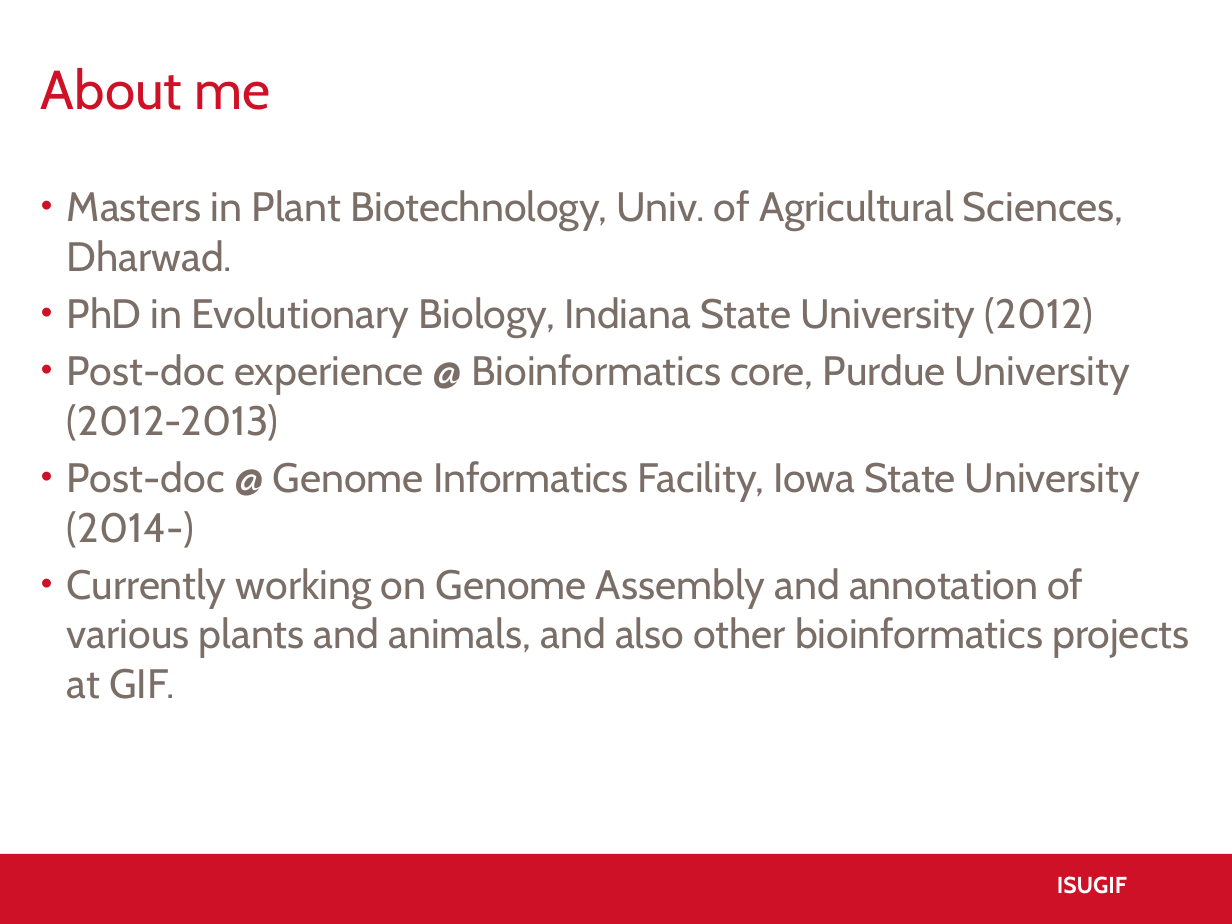
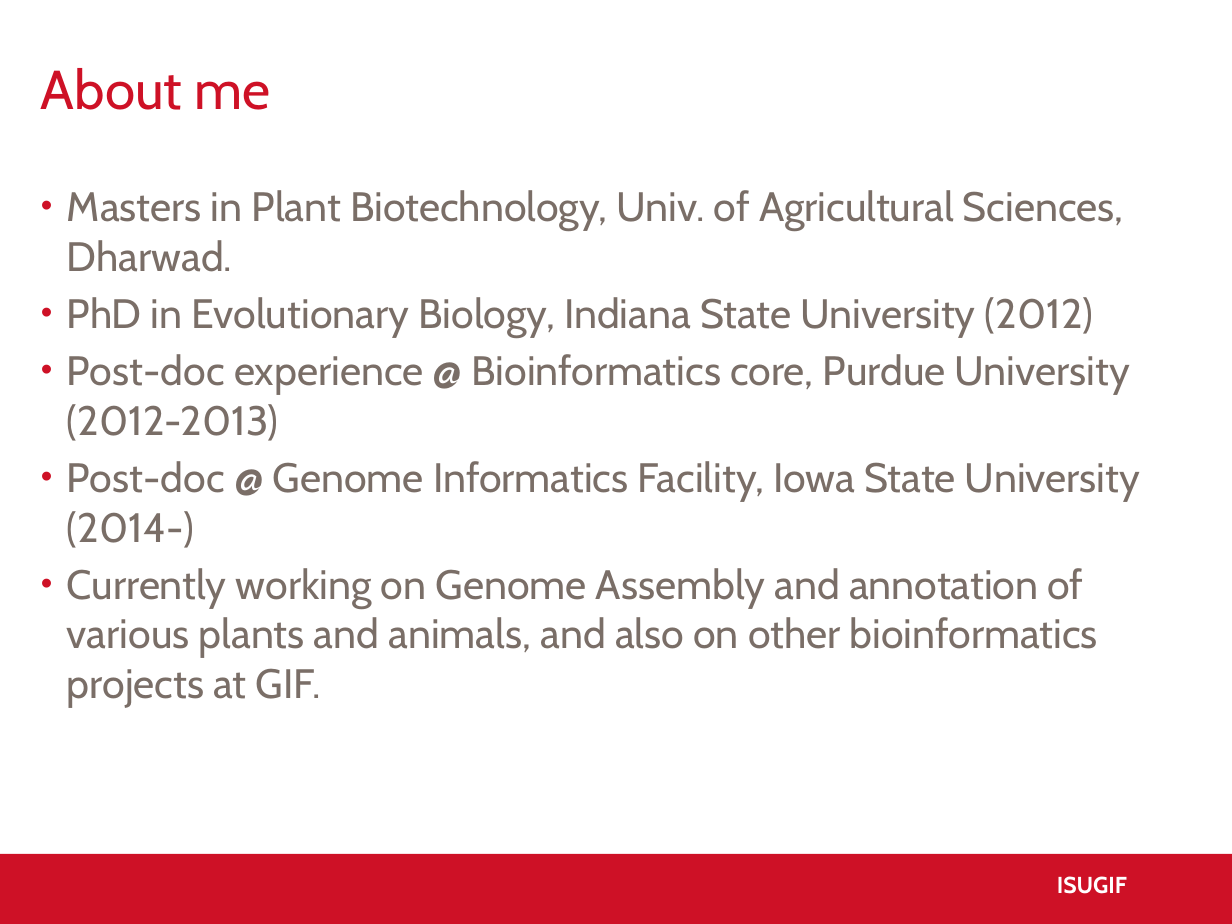
Before and after one commit to ISUgenomics/basic_UNIX_2015, a slide deck: slide 2 of slides_workshop_as.pptx. Drawn at 1232x924 pixels with LibreOffice and Linux fonts; fonts in the diff are those of the drawing; background and template pictures are left out. Boxes give left, top, right and bottom in pixels: in the first picture for what was removed or moved away, otherwise in the second. Text is boxed around its words. In the diff, an @@ line names an element or a change of style, - is before the commit and + after.

Commit message:
typos

```diff
--- a/slides_workshop_as.pptx
+++ b/slides_workshop_as.pptx
@@ text at (67,568,1098,707): text changed @@
-• Currently working on Genome Assembly and annotation of various plants and animals, and also other bioinformatics projects at GIF.
+• Currently working on Genome Assembly and annotation of various plants and animals, and also on other bioinformatics projects at GIF.
```
Also in this commit, not shown: 1 other slide changed.
